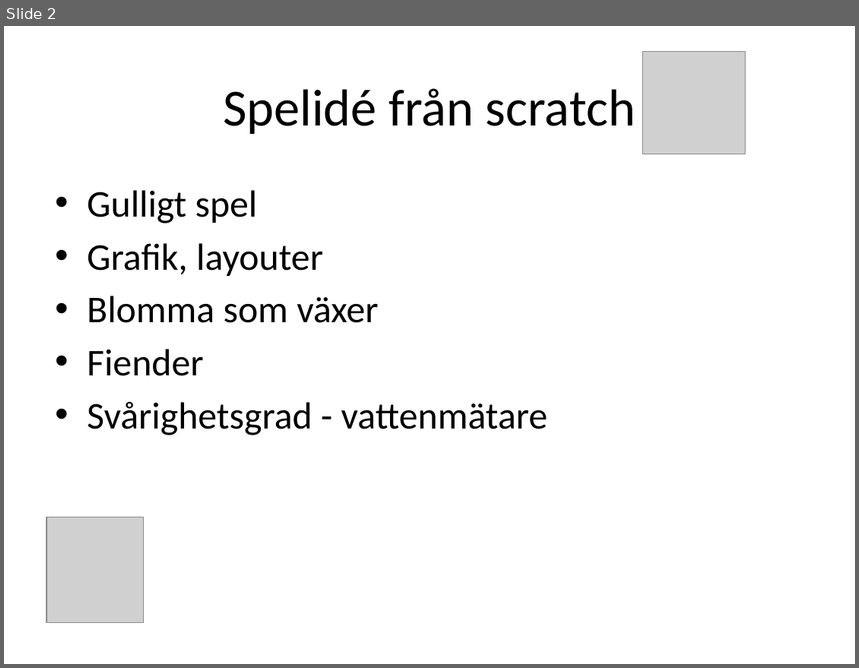
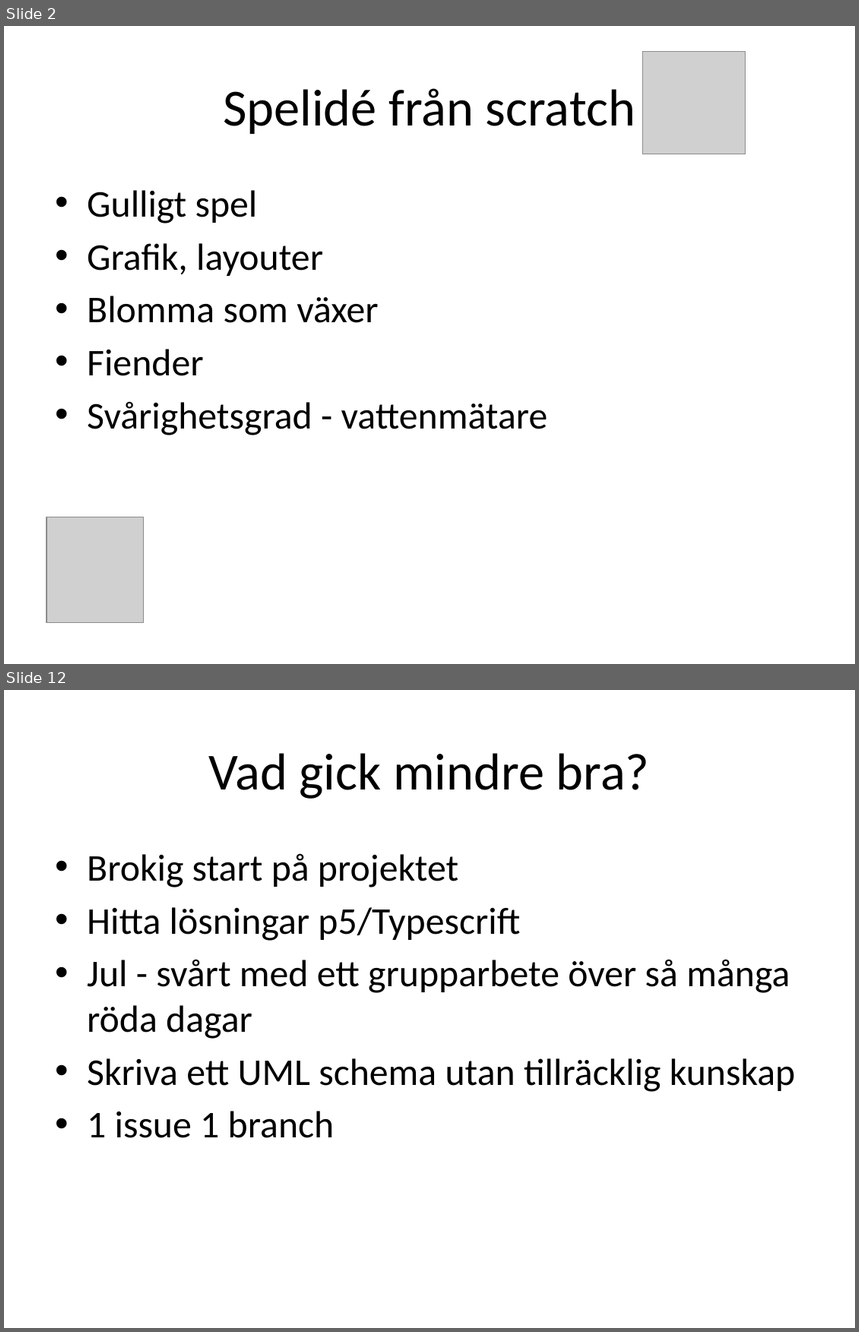
Before and after one commit to lisa-bee/FlowerGrow, a slide deck: document/Presentation FlowerGrow.pptx. Shown one above the other, each under a label of ours: slide 2 before the commit, slides 2 and 12 after it; the slides between them are not shown. The pictures are 859x668 and 859x1332 pixels, drawn with LibreOffice and Linux fonts; fonts in the diff are those of the drawing; grey boxes stand for pictures. Boxes give left, top, right and bottom in pixels: in the first picture for what was removed or moved away, otherwise in the second. Text is boxed around its words. In the diff, an @@ line names an element or a change of style, - is before the commit and + after.

```diff
--- a/document/Presentation FlowerGrow.pptx
+++ b/document/Presentation FlowerGrow.pptx
@@ slide 12 added at <box>4,690,855,1328</box>, background #FFFFFF @@
@@ title added at <box>209,753,650,799</box>, 44 pt, text #000000 @@
+Vad gick mindre bra?
@@ text added at <box>87,853,796,1138</box>, 32 pt, text #000000 @@
+• Brokig start på projektet
+• Hitta lösningar p5/Typescrift
+• Jul - svårt med ett grupparbete över så många röda dagar
+• Skriva ett UML schema utan tillräcklig kunskap
+• 1 issue 1 branch
```
Also in this commit, not shown: 4 slides changed, 9 other slides added, 1 slide removed, 2 other files.
